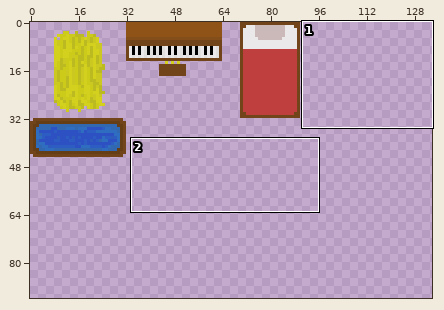
File history of a sprite sheet, game/Content/Tilesets/LooseObjects.png. The first picture is a wide view before the edit; the outline marks the close-up.
Close-up. First the earlier version:
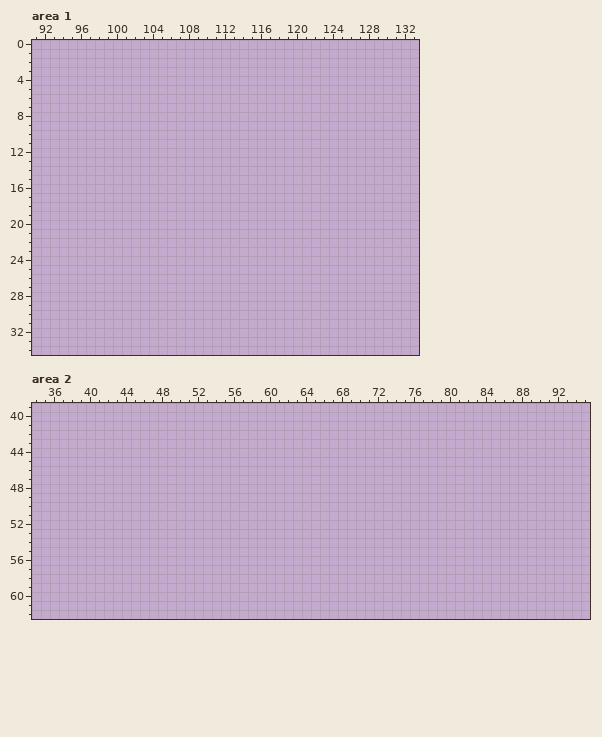
The file is 160x160 pixels. Colours within 5 levels of each other are drawn and written as one. Shown: area 1: x 91..133, y 0..34; area 2: x 34..95, y 39..62. The wide view leaves out empty margins. The commit also changed other parts of the picture, which this record leaves out.
New version:
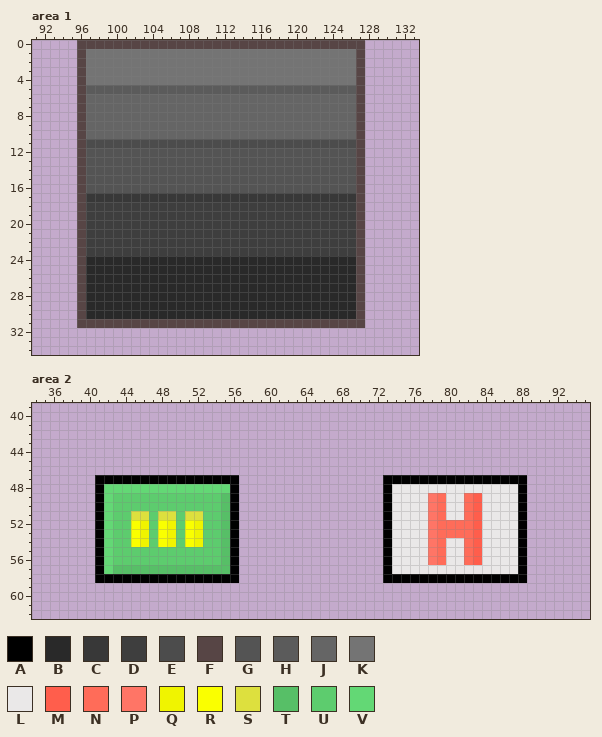
Palette (. is transparent): A #000000  B #292929  C #383838  D #3e3e3e  E #4c4c4c  F #574545  G #545454  H #5b5b5b  J #656565  K #747474  L #eae8e8  M #ff5e4c  N #ff6c59  P #ff7566  Q #f0f400  R #faff00  S #dde03e  T #57bf67  U #5dcc6e  V #63d875
Changes in this commit:
Area 1:
y 0: x 96..127 ................................ -> FFFFFFFFFFFFFFFFFFFFFFFFFFFFFFFF
y 1..4: x 96..127 ................................ -> FKKKKKKKKKKKKKKKKKKKKKKKKKKKKKKF
y 5: x 96..127 ................................ -> FHHHHHHHHHHHHHHHHHHHHHHHHHHHHHHF
y 6..10: x 96..127 ................................ -> FJJJJJJJJJJJJJJJJJJJJJJJJJJJJJJF
y 11: x 96..127 ................................ -> FEEEEEEEEEEEEEEEEEEEEEEEEEEEEEEF
y 12..16: x 96..127 ................................ -> FGGGGGGGGGGGGGGGGGGGGGGGGGGGGGGF
y 17: x 96..127 ................................ -> FCCCCCCCCCCCCCCCCCCCCCCCCCCCCCCF
y 18..23: x 96..127 ................................ -> FDDDDDDDDDDDDDDDDDDDDDDDDDDDDDDF
y 24..30: x 96..127 ................................ -> FBBBBBBBBBBBBBBBBBBBBBBBBBBBBBBF
y 31: x 96..127 ................................ -> FFFFFFFFFFFFFFFFFFFFFFFFFFFFFFFF
Area 2:
y 47: x 41..56 ................ -> AAAAAAAAAAAAAAAA; x 73..88 ................ -> AAAAAAAAAAAAAAAA
y 48: x 41..56 ................ -> AVVVVVVVVVVVVVVA; x 73..88 ................ -> ALLLLLLLLLLLLLLA
y 49..50: x 41..56 ................ -> AVUUUUUUUUUUUUTA; x 73..88 ................ -> ALLLLPNLLNMLLLLA
y 51: x 41..56 ................ -> AVUUSSUSSUSSUUTA; x 73..88 ................ -> ALLLLPNLLNMLLLLA
y 52..53: x 41..56 ................ -> AVUURQURQURQUUTA; x 73..88 ................ -> ALLLLPNNNNMLLLLA
y 54: x 41..56 ................ -> AVUURQURQURQUUTA; x 73..88 ................ -> ALLLLPNLLNMLLLLA
y 55..56: x 41..56 ................ -> AVUUUUUUUUUUUUTA; x 73..88 ................ -> ALLLLPNLLNMLLLLA
y 57: x 41..56 ................ -> AVTTTTTTTTTTTTTA; x 73..88 ................ -> ALLLLLLLLLLLLLLA
y 58: x 41..56 ................ -> AAAAAAAAAAAAAAAA; x 73..88 ................ -> AAAAAAAAAAAAAAAA
